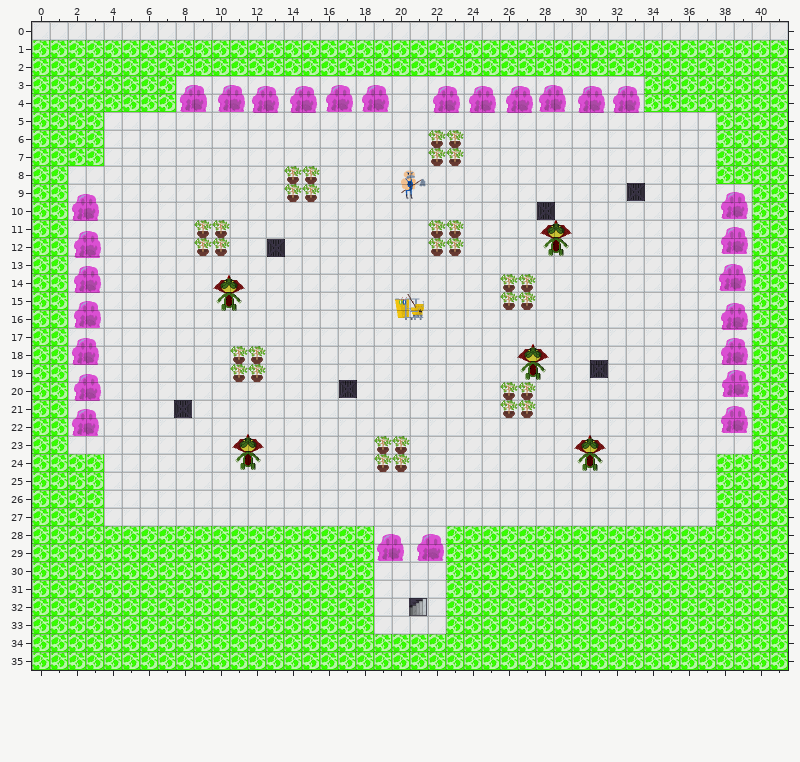
Level history. Tiled map: Janiterror/core/assets/level14.tmx. The picture above was drawn from the file before the commit.
Cells are 32x32 px. Shown: x 0..41, y 0..35. Not drawn, because the pictures are missing: unchanged layer "horizontal walls".
And afterwards:
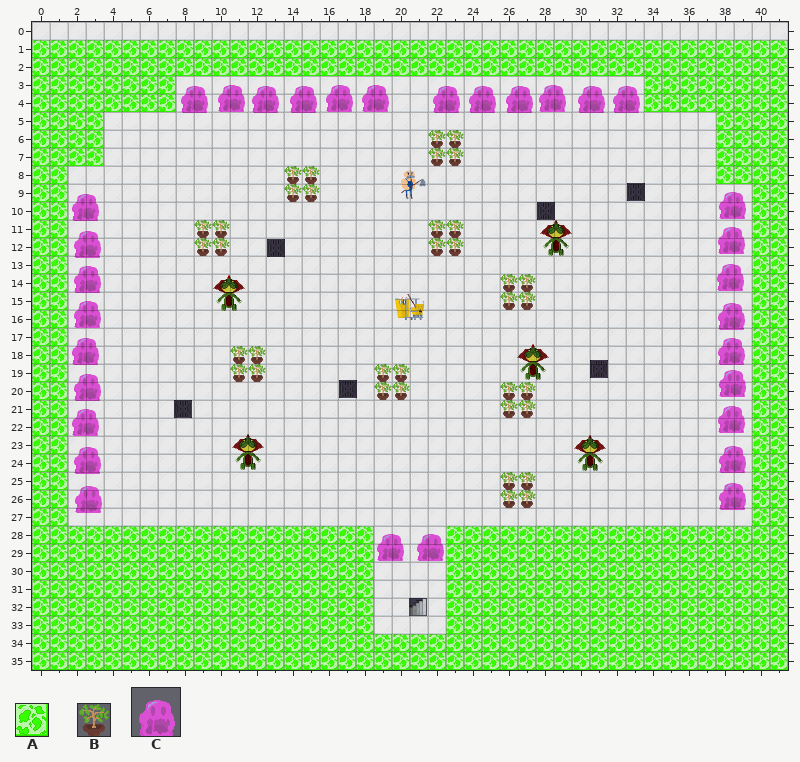
Key: from "hazard": A 0; from "plant": B 0; from "turret-slime": C 0.
_ is an empty cell.
Objects are placed by their top-left corner, in cells (3,4 is the top-left corner of cell 3,4); size is 1x1 cell unless given.
Changes in this commit:
{"where": "layer \"characters\""}
{"now": "C \"turret-slime\" at 37.9,23 size 2x2"}
{"now": "C \"turret-slime\" at 2,23.1 size 2x2"}
{"now": "C \"turret-slime\" at 37.9,25.1 size 2x2"}
{"now": "C \"turret-slime\" at 2.1,25.3 size 2x2"}
{"was": "C \"turret-slime\" at 7.9,3 size 2x2"}
{"where": "layer \"extra\""}
{"y":19,"x":19,"old":"__","new":"BB"}
{"y":20,"x":19,"old":"__","new":"BB"}
{"y":23,"x":19,"old":"BB","new":"__"}
{"y":24,"x":19,"old":"BB","new":"__"}
{"y":25,"x":26,"old":"__","new":"BB"}
{"y":26,"x":26,"old":"__","new":"BB"}
{"where": "layer \"hazard\""}
{"y":24,"x":2,"old":"AA","new":"__"}
{"y":24,"x":38,"old":"AA","new":"__"}
{"y":25,"x":2,"old":"AA","new":"__"}
{"y":25,"x":38,"old":"AA","new":"__"}
{"y":26,"x":2,"old":"AA","new":"__"}
{"y":26,"x":38,"old":"AA","new":"__"}
{"y":27,"x":2,"old":"AA","new":"__"}
{"y":27,"x":38,"old":"AA","new":"__"}
